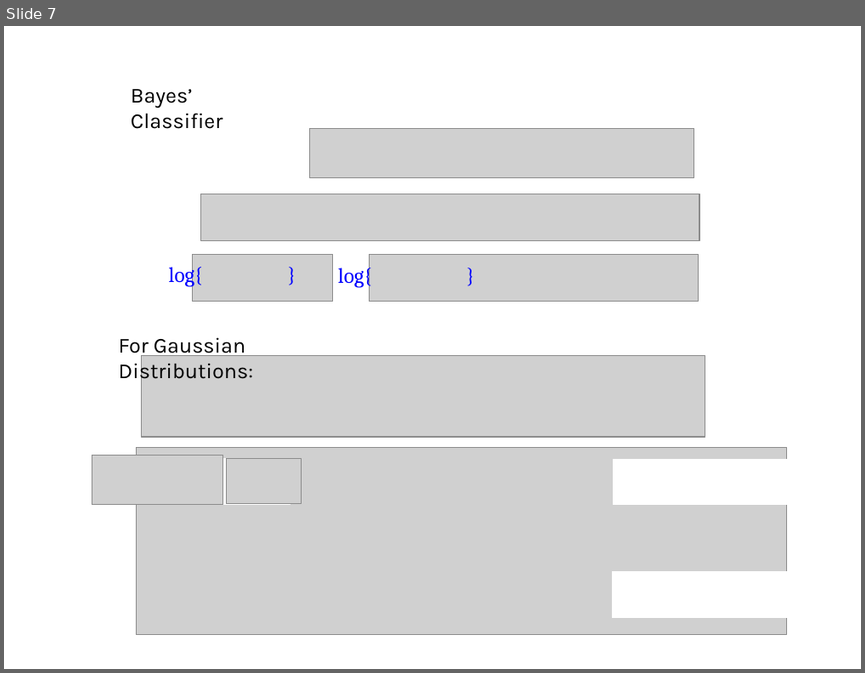
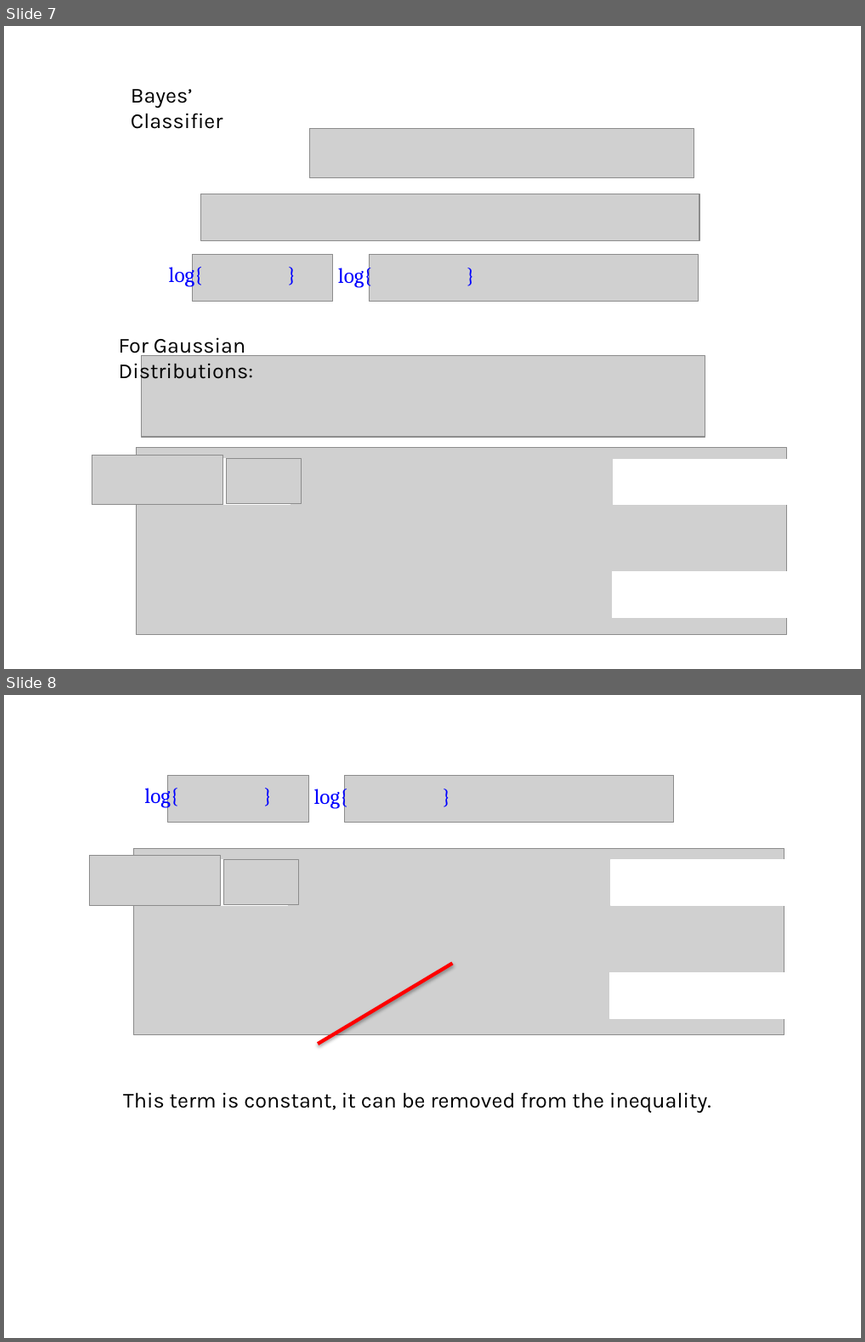
Before and after one commit to domingomery/patrones, a slide deck: clases/Cap04_Clasificacion/presentations/PAT04_LDA.pptx. Shown one above the other, each under a label of ours: slide 7 before the commit, slides 7 and 8 after it. The pictures are 865x673 and 865x1342 pixels, drawn with LibreOffice and Linux fonts; fonts in the diff are those of the drawing; grey boxes stand for pictures. Boxes give left, top, right and bottom in pixels: in the first picture for what was removed or moved away, otherwise in the second. Text is boxed around its words. In the diff, an @@ line names an element or a change of style, - is before the commit and + after.

```diff
--- a/clases/Cap04_Clasificacion/presentations/PAT04_LDA.pptx
+++ b/clases/Cap04_Clasificacion/presentations/PAT04_LDA.pptx
@@ slide 8 added at (4, 695, 861, 1338), background #FFFFFF @@
@@ group added at (144, 775, 674, 822): 2 pictures, 2 texts @@
+log{ }
+log{ }
@@ group added at (90, 848, 800, 1035): 3 pictures, 3 rectangles @@
@@ line added from (318, 1043) to (452, 964), #FF0000 3 pt @@
@@ text added at (123, 1092, 711, 1112), 18 pt, text #000000 @@
+This term is constant, it can be removed from the inequality.
```
Also in this commit, not shown: 4 slides changed.
